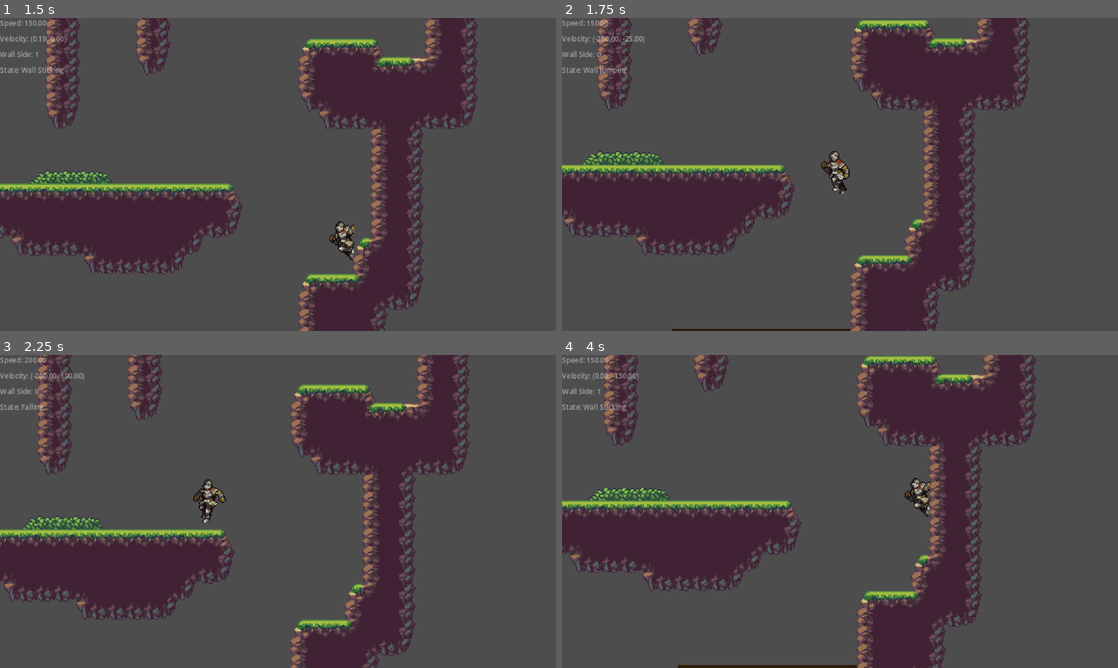
Above: before the commit, frames 1-4 (two rows, left to right).
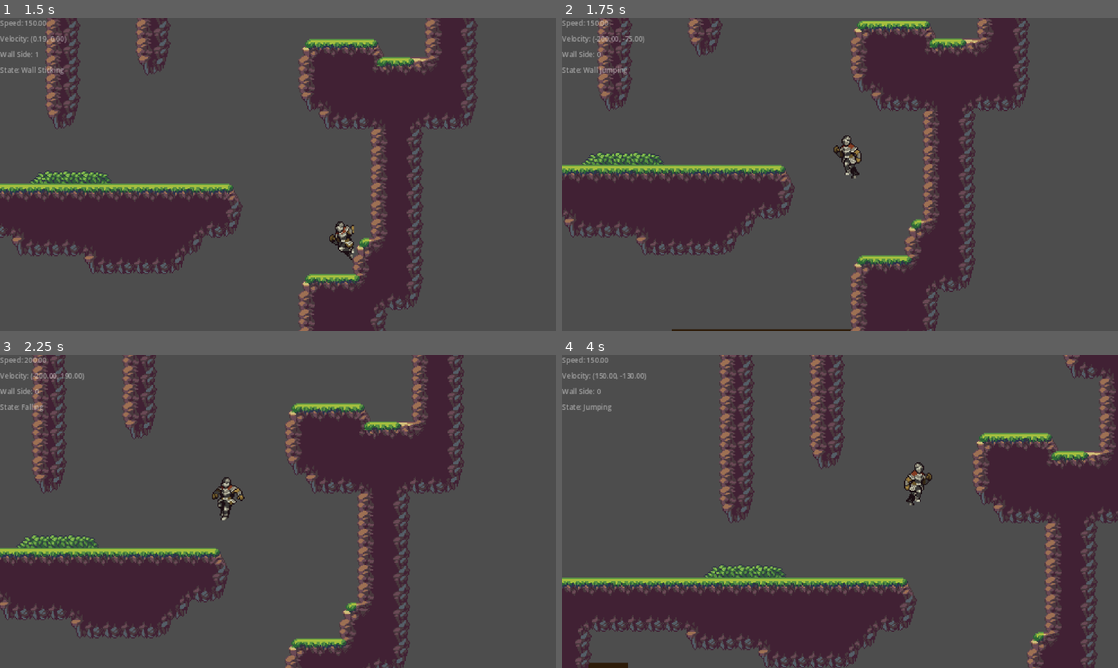
Above: after the commit, the same moments.

Repository: SaydRomey/BrunchPolice
Game: Godot game, scene res://scenes/world.tscn
The game is run twice, just before and just after one commit, with the same random seed, the same clock (stepped at 60 frames per second) and the same inputs.
Inputs:
- Up to frame 1 (1.5 s): hold Ctrl (roll) 0.53-1.28 s; hold D (move_right) from 0.53 s (still down); tap Alt (dash) at 0.6 s; tap Space (jump) at 0.77, 1.07 s; tap Ctrl (roll) at 1.35 s
- Up to frame 2 (1.75 s): keep holding D (move_right); tap Space (jump) at 1.52 s; tap Shift (run) at 1.55 s
- Up to frame 3 (2.25 s): tap Space (jump) at 1.82 s; release D (move_right) at 2.03 s; hold A (move_left) from 2.03 s (still down); hold Shift (run) from 2.03 s (still down)
- Up to frame 4 (4 s): tap Space (jump) at 2.3, 2.85, 3.02, 3.32, 3.77 s; release A (move_left) at 2.78 s; release Shift (run) at 2.78 s; hold D (move_right) from 2.78 s (still down); tap Alt (dash) at 3.05 s; hold 1 (attack) from 3.53 s (still down); tap Ctrl (roll) at 3.8 s

Frame 1 is identical in both runs. In frame 2, 1.9% of the frame differs, in the area x 0-85%, y 0-100%; in frame 3, 17%; in frame 4, 50%, in the area x 0-100%, y 0-100%.

Commit message:
glide implementation, needs more tests

Diff:
--- a/scenes/player.tscn
+++ b/scenes/player.tscn
@@ -14,6 +14,7 @@
 [ext_resource type="Texture2D" uid="uid://hudv3ufx5ohv" path="res://assets/textures/_CrouchAttack.png" id="12_3v2ag"]
 [ext_resource type="Texture2D" uid="uid://bnnc77x1jy4rc" path="res://assets/textures/_Slide.png" id="13_jej6c"]
 [ext_resource type="Texture2D" uid="uid://bhwe3o8yuxin7" path="res://assets/textures/_WallSlide.png" id="14_f1ej7"]
+[ext_resource type="Texture2D" uid="uid://buhhe6fccfy8g" path="res://assets/textures/_GlidePlaceholder.png" id="15_oprun"]
 
 [sub_resource type="Curve" id="Curve_e3gnl"]
 _data = [Vector2(0, 1), 0.0, 0.0, 0, 1, Vector2(0.108782, 1), 0.0, 0.0, 0, 0, Vector2(1, 0.209504), -1.1426, 0.0, 1, 0]
@@ -674,6 +675,60 @@
 "transitions": PackedFloat32Array(1),
 "update": 1,
 "values": [ExtResource("14_f1ej7")]
+}
+tracks/1/type = "value"
+tracks/1/imported = false
+tracks/1/enabled = true
+tracks/1/path = NodePath("Sprite2D:hframes")
+tracks/1/interp = 1
+tracks/1/loop_wrap = true
+tracks/1/keys = {
+"times": PackedFloat32Array(0),
+"transitions": PackedFloat32Array(1),
+"update": 1,
+"values": [3]
+}
+tracks/2/type = "value"
+tracks/2/imported = false
+tracks/2/enabled = true
+tracks/2/path = NodePath("Sprite2D:vframes")
+tracks/2/interp = 1
+tracks/2/loop_wrap = true
+tracks/2/keys = {
+"times": PackedFloat32Array(0),
+"transitions": PackedFloat32Array(1),
+"update": 1,
+"values": [1]
+}
+tracks/3/type = "value"
+tracks/3/imported = false
+tracks/3/enabled = true
+tracks/3/path = NodePath("Sprite2D:frame")
+tracks/3/interp = 1
+tracks/3/loop_wrap = true
+tracks/3/keys = {
+"times": PackedFloat32Array(0, 0.05, 0.1),
+"transitions": PackedFloat32Array(1, 1, 1),
+"update": 1,
+"values": [0, 1, 2]
+}
+
+[sub_resource type="Animation" id="Animation_a8ls1"]
+resource_name = "glide"
+length = 0.15
+loop_mode = 1
+step = 0.05
+tracks/0/type = "value"
+tracks/0/imported = false
+tracks/0/enabled = true
+tracks/0/path = NodePath("Sprite2D:texture")
+tracks/0/interp = 1
+tracks/0/loop_wrap = true
+tracks/0/keys = {
+"times": PackedFloat32Array(0),
+"transitions": PackedFloat32Array(1),
+"update": 1,
+"values": [ExtResource("15_oprun")]
 }
 tracks/1/type = "value"
 tracks/1/imported = false
@@ -721,6 +776,7 @@
 &"crouch_walk": SubResource("Animation_gvuhe"),
 &"dash": SubResource("Animation_oox6f"),
 &"fall": SubResource("Animation_e54o4"),
+&"glide": SubResource("Animation_a8ls1"),
 &"idle": SubResource("Animation_y0mvs"),
 &"jump": SubResource("Animation_xx8mc"),
 &"roll": SubResource("Animation_58ukw"),
--- a/scripts/player.gd
+++ b/scripts/player.gd
@@ -35,8 +35,14 @@
 
 @export_group("Wall-jump / Wall-slide")
 @export var wall_jump_force       = Vector2(250, -450)  # X for push-off, Y for height
+@export var wall_stick_jump_force = Vector2(200, -550)
 @export var wall_slide_speed      : float = 100.0
 @export var wall_stick_time       : float = 0.45
+
+@export_group("Glide")
+@export var glide_gravity         : float = 8.0
+@export var glide_max_speed       : float = 180.0 # horizontal cap while gliding
+@export var glide_accel           : float = 0.25  # lerp factor for steering
 
 @export_group("Debug")
 @export var enable_print_debug    : bool  = true
@@ -57,7 +63,7 @@
 	ATTACK        = $AttackTimer,
 	DASH          = $DashTimer,
 	DASH_COOLDOWN = $DashCooldownTimer,
-	WALL_STICK    = $WallStickTimer
+	WALL_STICK    = $WallStickTimer,
 }
 
 # Raycasts for ceiling check
@@ -91,6 +97,7 @@
 var is_wall_sticking   : bool  = false
 var just_touched_wall  : bool  = false
 var is_wall_jumping    : bool  = false
+var is_gliding         : bool  = false
 
 var dash_origin_x      : float = 0.0
 var dash_dir           : int   = 0
@@ -101,6 +108,7 @@
 var roll_speed         : float = 0.0
 
 var facing             : int   = 1   # 1 right, ‑1 left
+var wall_jump_dir      : int   = 0
 
 # =========================================
 #  MAIN LOOP
@@ -112,6 +120,7 @@
 	_apply_gravity(delta)
 	_handle_horizontal(inp, delta)
 	_handle_jump(inp)
+	_handle_glide(inp, delta)
 	_handle_crouch(inp)
 	_handle_dash(inp, delta)
 	_handle_roll(inp)
@@ -152,7 +161,7 @@
 # =====================================================
 
 func _apply_gravity(delta:float)->void:
-	if !is_on_floor() && !can_coyote_jump && !is_dashing:
+	if !is_on_floor() && !can_coyote_jump && !is_dashing && !is_gliding:
 		velocity.y = min(velocity.y + gravity, 1000)
 
 func _current_ground_speed()->float:
@@ -166,13 +175,11 @@
 	if is_wall_jumping:
 		if velocity.y >= 0: # Started to fall
 			is_wall_jumping = false
+			wall_jump_dir = 0
 			if inp.move != 0:
 				_switch_direction(sign(inp.move))
 		else:
- 			# Lock facing direction during ascent
-			if abs(velocity.x) > 0.5:
-			#if abs(velocity.x) > 5.0:
-				_switch_direction(sign(velocity.x))
+			_switch_direction(wall_jump_dir)
 			return
 
 	if is_rolling:
@@ -193,7 +200,7 @@
 		velocity.x = move_toward(velocity.x, target, walk_speed * friction)
 
 # =====================================================
-#  JUMP / DOUBLE‑JUMP / COYOTE
+#  JUMP / DOUBLE‑JUMP / COYOTE / WALL-JUMP
 # =====================================================
 
 func _handle_jump(inp:Dictionary)->void:
@@ -201,7 +208,8 @@
 	# jump pressed
 	if inp.jump_down:
 		if is_wall_sliding:
-			_do_wall_jump()
+			var force = wall_stick_jump_force if is_wall_sticking else wall_jump_force
+			_do_wall_jump(force)
 			return
 		if is_on_floor() || can_coyote_jump:
 			_do_jump()
@@ -222,19 +230,22 @@
 	can_coyote_jump = false
 	stop_timer("WALL_STICK")
 
-func _do_wall_jump() -> void:
+func _do_wall_jump(force: Vector2) -> void:
 	is_wall_jumping = true
 	_wall_slide_end()
+
 	# Jump away from wall (opposite to contact direction)
 	var wall_dir := -1 if _is_on_wall_only_left() else 1
-	velocity.y = wall_jump_force.y
-	velocity.x = -wall_dir * wall_jump_force.x
-	_switch_direction(-wall_dir)
+	wall_jump_dir = -wall_dir
+
+	velocity = Vector2(wall_jump_dir * force.x, force.y)
+
+	_switch_direction(wall_jump_dir)
 	can_coyote_jump = false
 	has_double_jumped = false
 
 # =========================================
-#  WALL-SLIDE / WALL-JUMP
+#  WALL-SLIDE
 # =========================================
 
 func _handle_wall_slide(inp: Dictionary) -> void:
@@ -248,8 +259,6 @@
 	# Are we pushing into the wall?
 	var pushing_left = inp.move < 0 && (_wall_side_from_rays() == -1)
 	var pushing_right = inp.move > 0 && (_wall_side_from_rays() == 1)
-	#var pushing_left = inp.move < 0 && _is_on_wall_only_left()
-	#var pushing_right = inp.move > 0 && !_is_on_wall_only_left()
 	if !(pushing_left || pushing_right):
 		just_touched_wall = false
 		return
@@ -264,7 +273,6 @@
 	var wall_dir = _wall_side_from_rays()
 	if wall_dir != 0:
 		_switch_direction(-wall_dir)
-	#_switch_direction(-facing)
 
 	velocity.y = min(velocity.y, 0 if is_wall_sticking else wall_slide_speed)
 
@@ -287,6 +295,42 @@
 	#return -1 if _is_on_wall_only_left() else (1 if !_is_on_wall_only_left() else 0)
 
 func _on_WallStickTimer_timeout() -> void: is_wall_sticking = false
+
+# =========================================
+#  GLIDE (hold Jump in mid-air)
+# =========================================
+
+func _handle_glide(inp: Dictionary, delta:float) -> void:
+	if is_gliding:
+		_glide_update(inp, delta)
+		return
+
+	if !is_on_floor() && velocity.y > 0 && inp.jump \
+		&& !is_dashing && !is_rolling && !is_wall_sliding && !is_wall_jumping:
+		_glide_start()
+
+func _glide_start() -> void:
+	is_gliding = true
+	velocity.y = min(velocity.y + glide_gravity, 600)
+
+func _glide_update(inp: Dictionary, delta: float) -> void:
+
+	# Free horizontal steering with its own accel / cap
+	var target_x = float(inp.move) * glide_max_speed
+
+	velocity.x = move_toward(velocity.x, target_x, glide_max_speed * glide_accel)
+
+	# Flip if player turns
+	if inp.move != 0:
+		facing = sign(inp.move)
+		_switch_direction(facing)
+
+	# Abort if Jump released or player lands
+	if !inp.jump || is_on_floor():
+		_glide_end()
+
+func _glide_end() -> void:
+	is_gliding = false
 
 # =====================================================
 #  CROUCH / STAND
@@ -521,6 +565,8 @@
 		if is_wall_sliding:
 			anim.play("wall_slide")
 			if is_wall_sticking: anim.speed_scale = 0
+		elif is_gliding:
+			anim.play("glide") #? to check
 		else:
 			anim.play("crouch" if is_crouching else ("jump" if velocity.y < 0 else "fall"))
 
@@ -552,6 +598,8 @@
 		state = "Dashing"
 	elif is_wall_sliding:
 		state = "Wall Sticking" if is_wall_sticking else "Wall Sliding"
+	elif is_gliding:
+		state = "Gliding"
 	elif !is_on_floor():
 		if is_wall_jumping:
 			state = "Wall Jumping"
Binary file added: assets/textures/_GlidePlaceholder.png
Not shown, added: assets/textures/_GlidePlaceholder.png.import
Not shown: 1 places in scenes/player.tscn that only renumber resources
